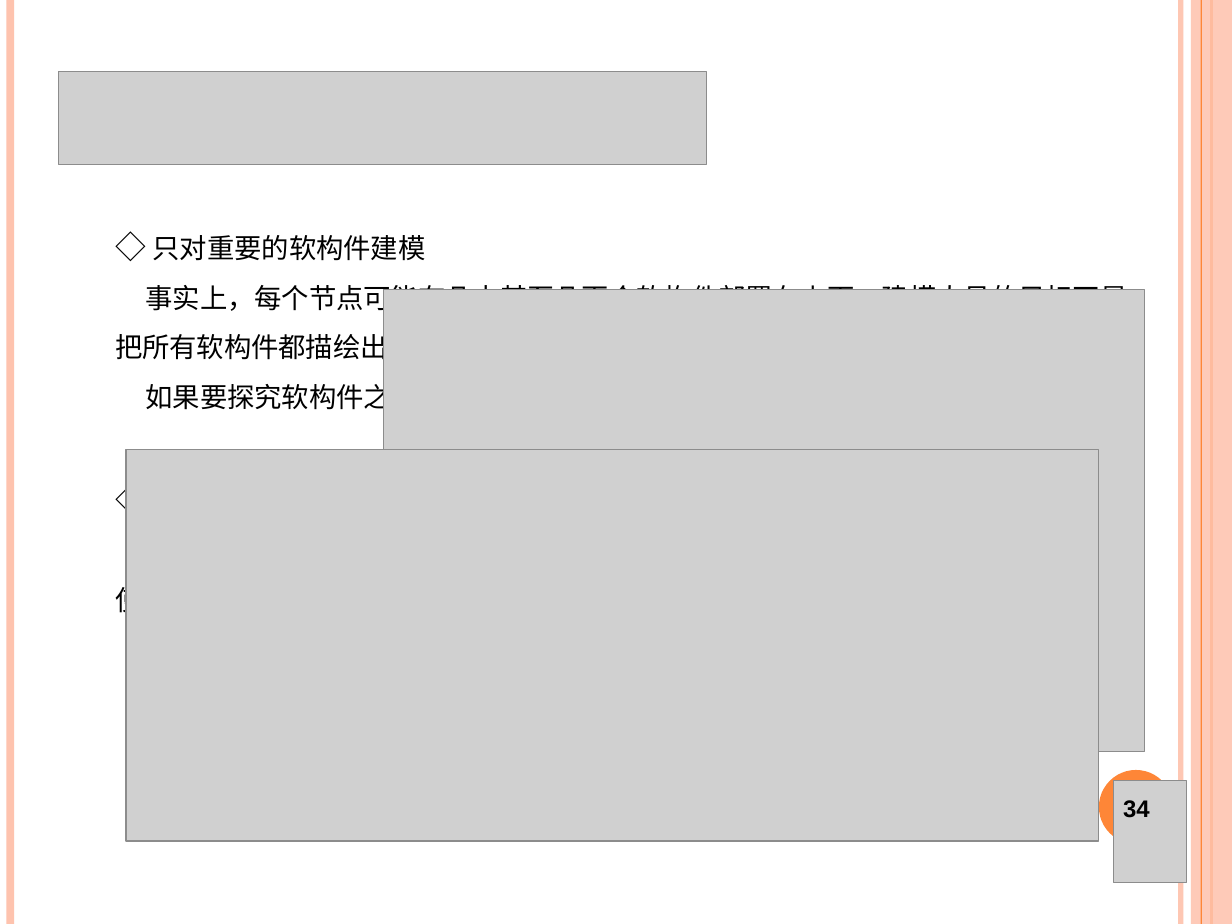
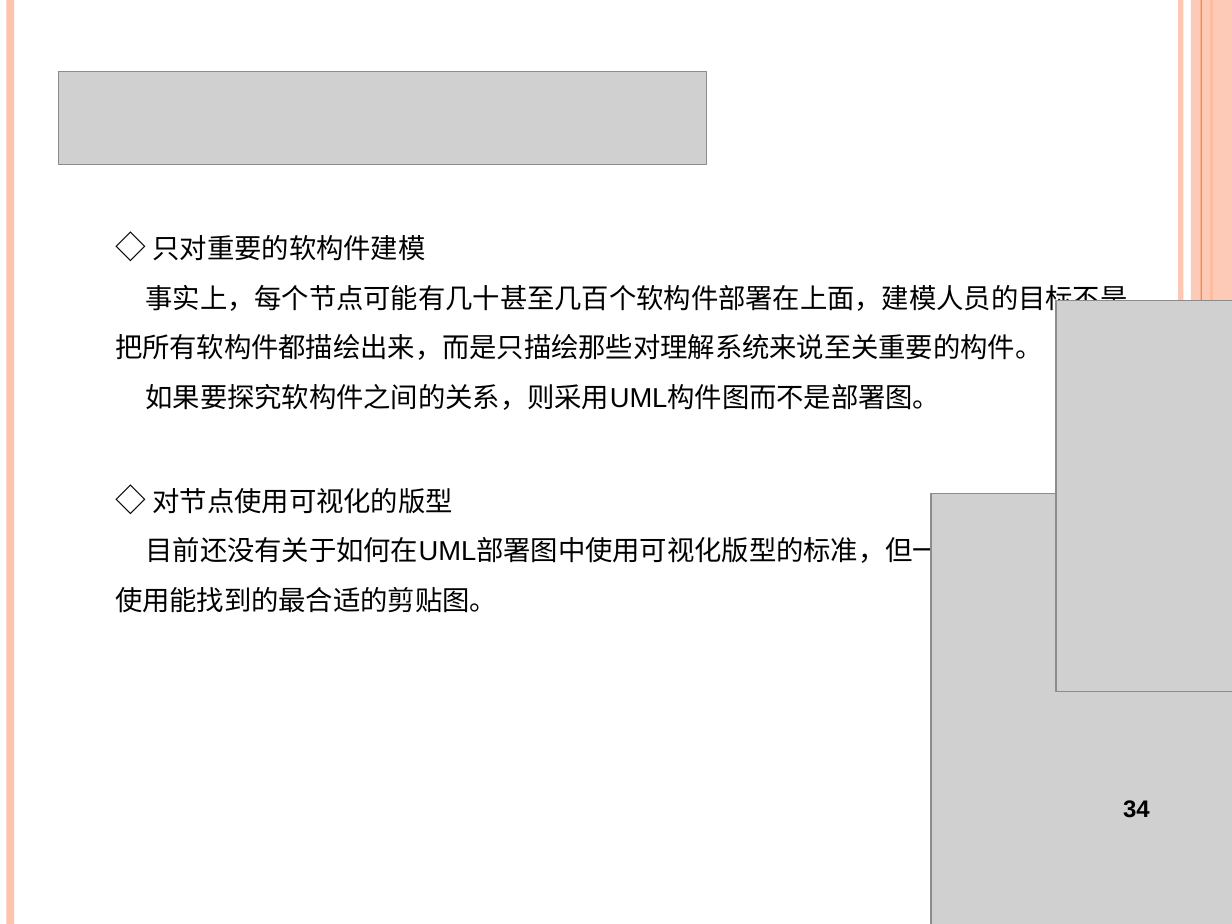
Before and after one commit to YYYYWD/Common, a slide deck: slide 34 of 大三上课件/UML/PPT/8 构件图和部署图.ppt. Drawn at 1232x924 pixels with LibreOffice and Linux fonts; fonts in the diff are those of the drawing; grey boxes stand for pictures. Boxes give left, top, right and bottom in pixels: in the first picture for what was removed or moved away, otherwise in the second. Text is boxed around its words. In the diff, an @@ line names an element or a change of style, - is before the commit and + after.

```diff
--- a/大三上课件/UML/PPT/8 构件图和部署图.ppt
+++ b/大三上课件/UML/PPT/8 构件图和部署图.ppt
@@ picture: place and size @@
-picture at (126, 450, 1099, 841)
+picture at (1056, 301, 1232, 691)
@@ picture: place and size @@
-picture at (383, 290, 1145, 752)
+picture at (931, 493, 1232, 924)
@@ ellipse removed at (1099, 770, 1173, 844) @@
@@ picture removed at (1114, 781, 1186, 883) @@
```
Also in this commit, not shown: 1 other slide changed, 22 other files.
